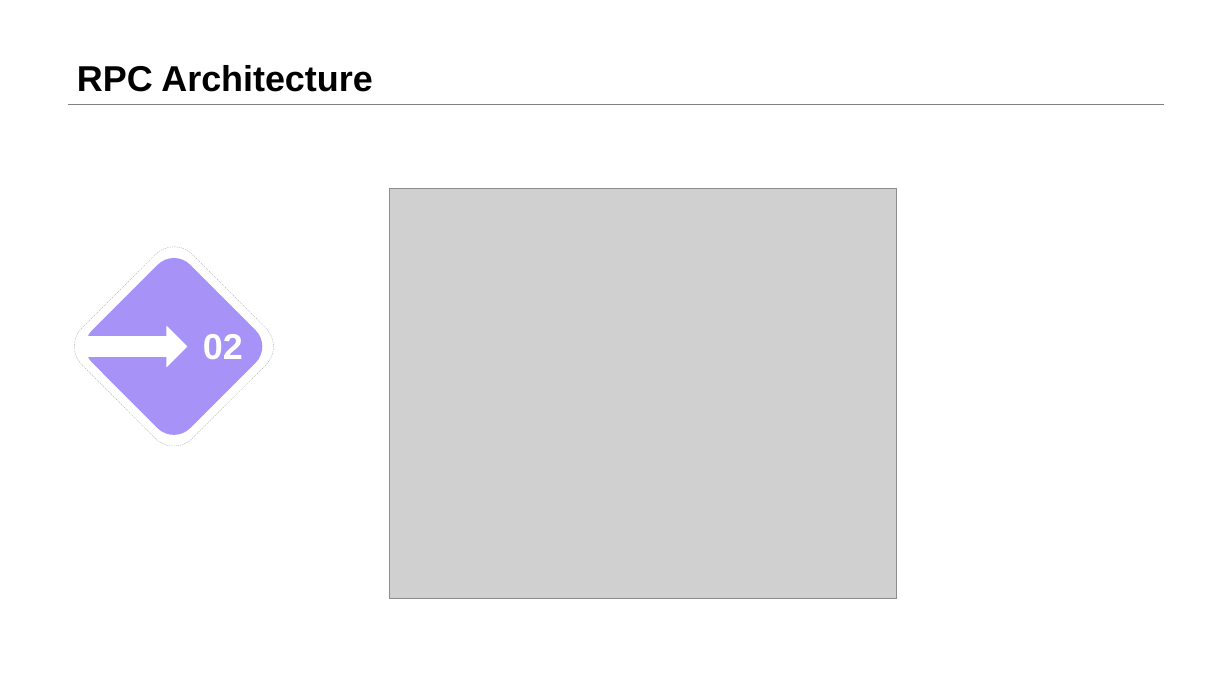
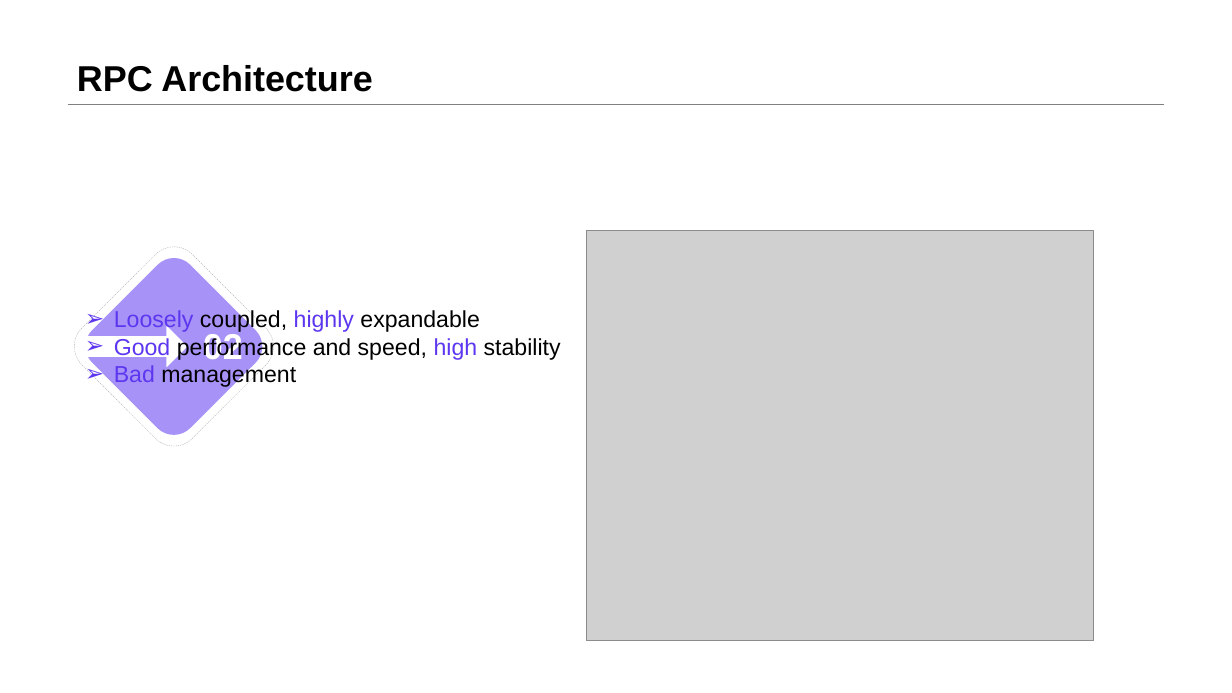
Before and after one commit to LIULE8/ppt, a slide deck: slide 6 of Sharing2.pptx. Drawn at 1232x693 pixels with LibreOffice and Linux fonts; fonts in the diff are those of the drawing; grey boxes stand for pictures. Boxes give left, top, right and bottom in pixels: in the first picture for what was removed or moved away, otherwise in the second. Text is boxed around its words. In the diff, an @@ line names an element or a change of style, - is before the commit and + after.

Commit message:
update sharing ppt

```diff
--- a/Sharing2.pptx
+++ b/Sharing2.pptx
@@ picture: place and size @@
-picture at [390, 189, 897, 599]
+picture at [587, 231, 1093, 641]
@@ text added at [114, 309, 561, 388], 18 pt, text #000000 @@
+➢ Loosely coupled, highly expandable
+➢ Good performance and speed, high stability
+➢ Bad management
```
